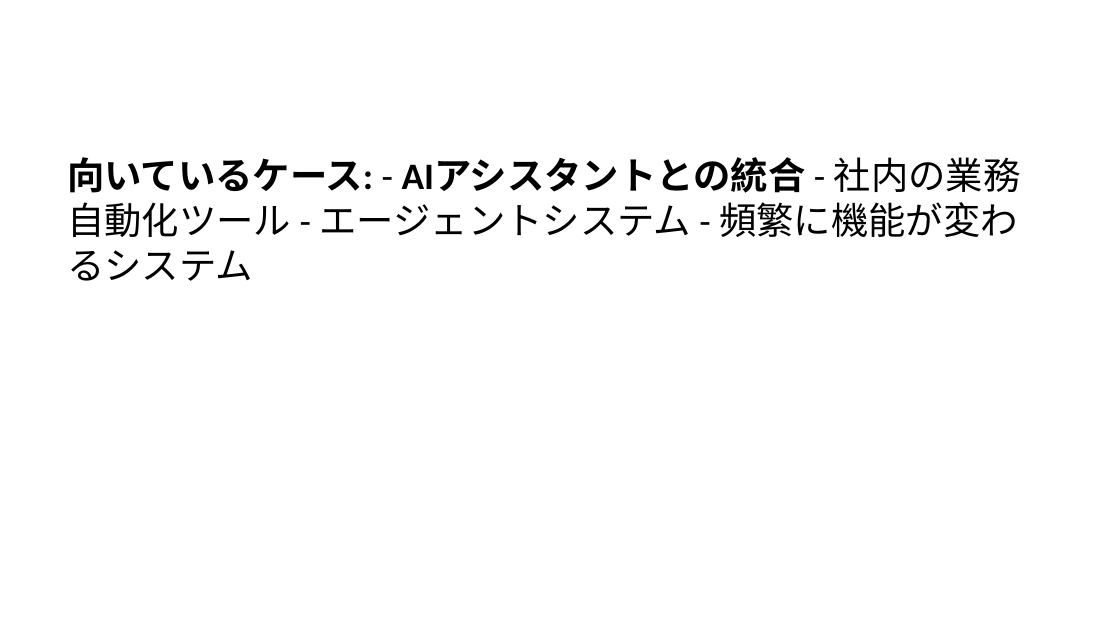
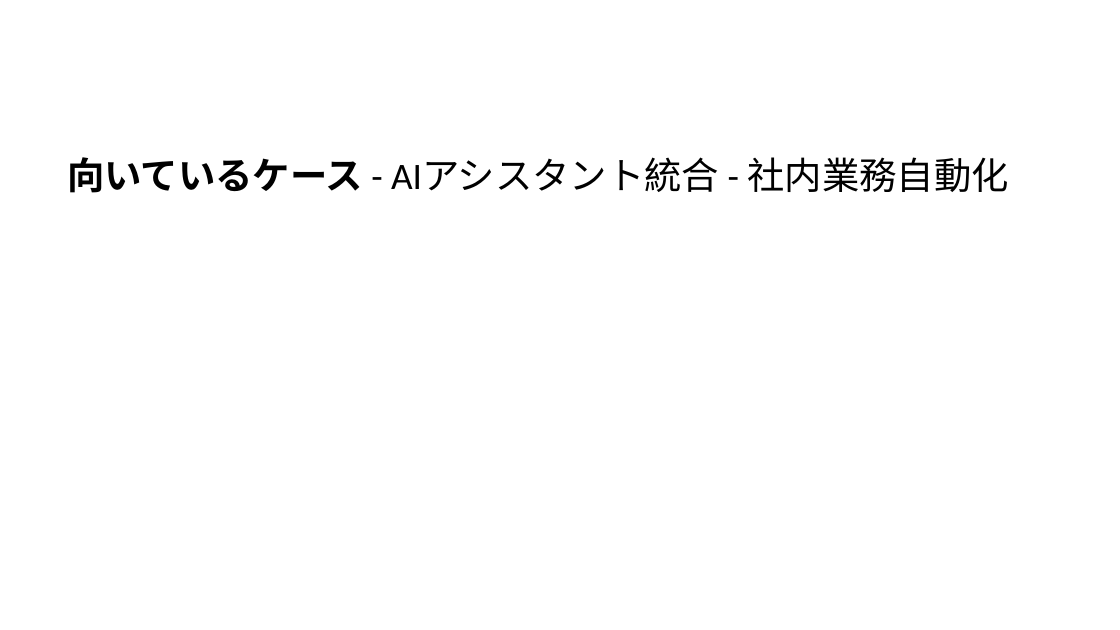
Before and after one commit to MasaoAsano/mcp-handson, a slide deck: slide 14 of chapter-01/quickguide.pptx (slide 7 before the commit). Drawn at 1120x630 pixels with LibreOffice and Linux fonts; fonts in the diff are those of the drawing. Boxes give left, top, right and bottom in pixels: in the first picture for what was removed or moved away, otherwise in the second. Text is boxed around its words. In the diff, an @@ line names an element or a change of style, - is before the commit and + after.

Commit message:
docs: Improve PowerPoint presentation layout
- Create presentation-optimized markdown (quickguide-slides.md)
- Better slide pagination with explicit breaks
- Reduced content per slide for readability
- Improved text sizing for display
- Split complex content across multiple slides

```diff
--- a/chapter-01/quickguide.pptx
+++ b/chapter-01/quickguide.pptx
@@ text at box(67, 157, 1009, 193): text changed @@
-向いているケース: - AIアシスタントとの統合 - 社内の業務自動化ツール - エージェントシステム - 頻繁に機能が変わるシステム
+向いているケース - AIアシスタント統合 - 社内業務自動化
```
Also in this commit, not shown: 10 other slides changed, 18 slides added, 3 slides removed, 1 other file.
